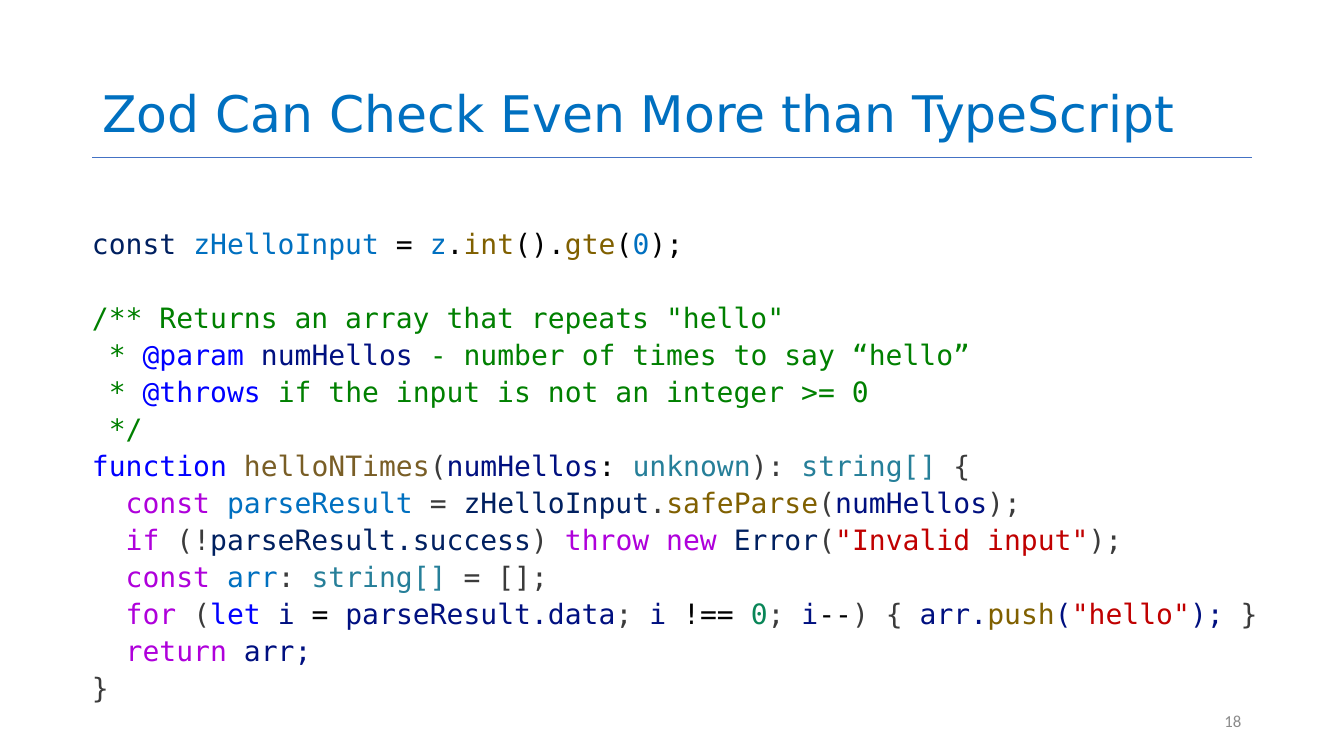
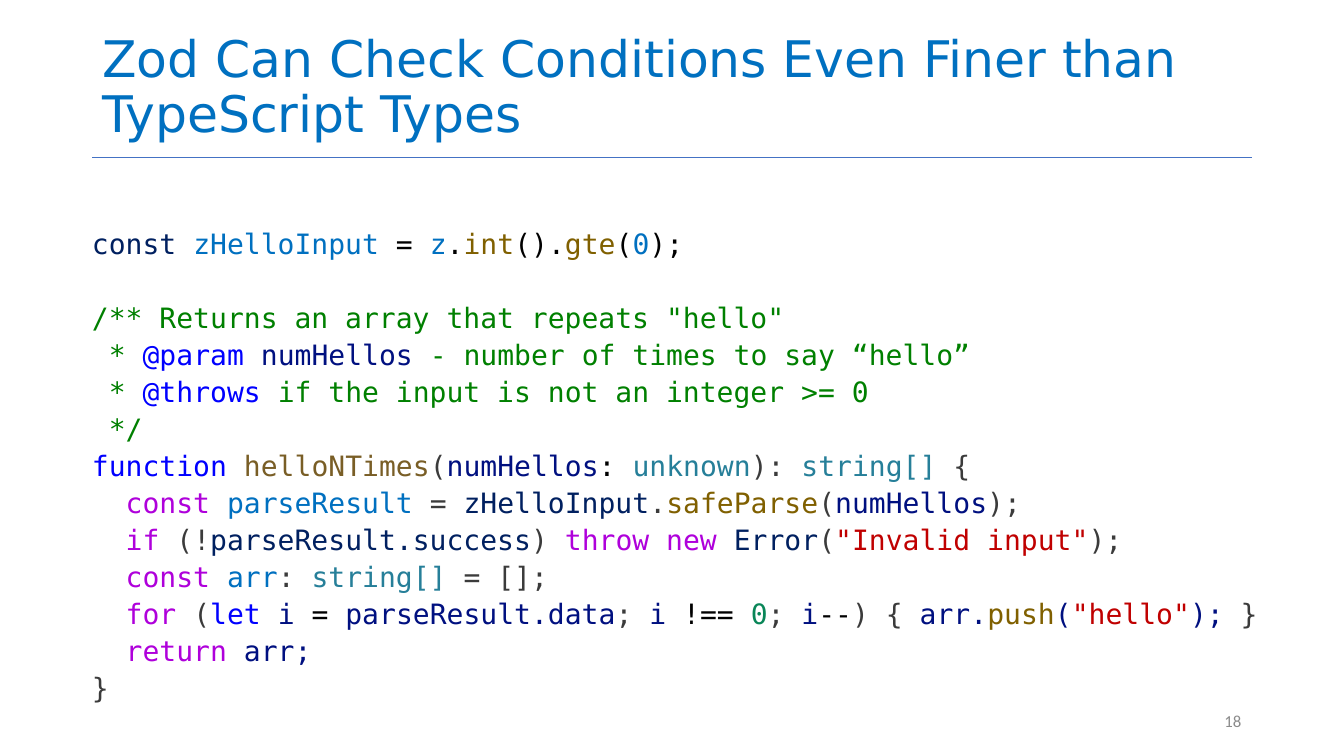
Before and after one commit to rimshaTest/CS4530-Spring-2026, a slide deck: slide 18 of Slides/Module 03.1 Trusting TypeScript.pptx. Drawn at 1344x756 pixels with LibreOffice and Linux fonts; fonts in the diff are those of the drawing. Boxes give left, top, right and bottom in pixels: in the first picture for what was removed or moved away, otherwise in the second. Text is boxed around its words. In the diff, an @@ line names an element or a change of style, - is before the commit and + after.

```diff
--- a/Slides/Module 03.1 Trusting TypeScript.pptx
+++ b/Slides/Module 03.1 Trusting TypeScript.pptx
@@ title at (x1=102, y1=38, x2=1176, y2=143): text changed @@
-Zod Can Check Even More than TypeScript
+Zod Can Check Conditions Even Finer than TypeScript Types
```
Also in this commit, not shown: 1 other slide changed, 4 other files.
